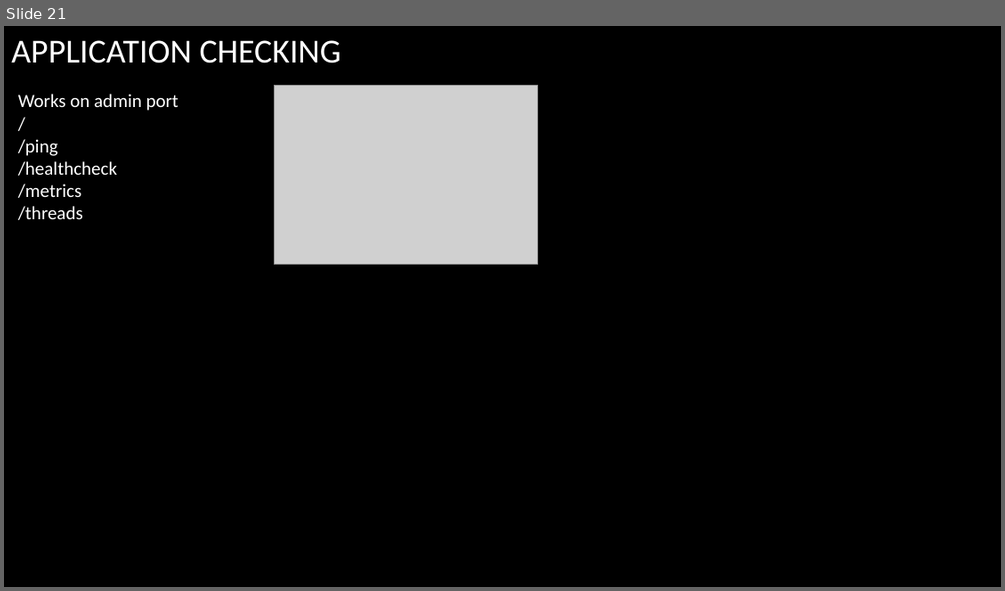
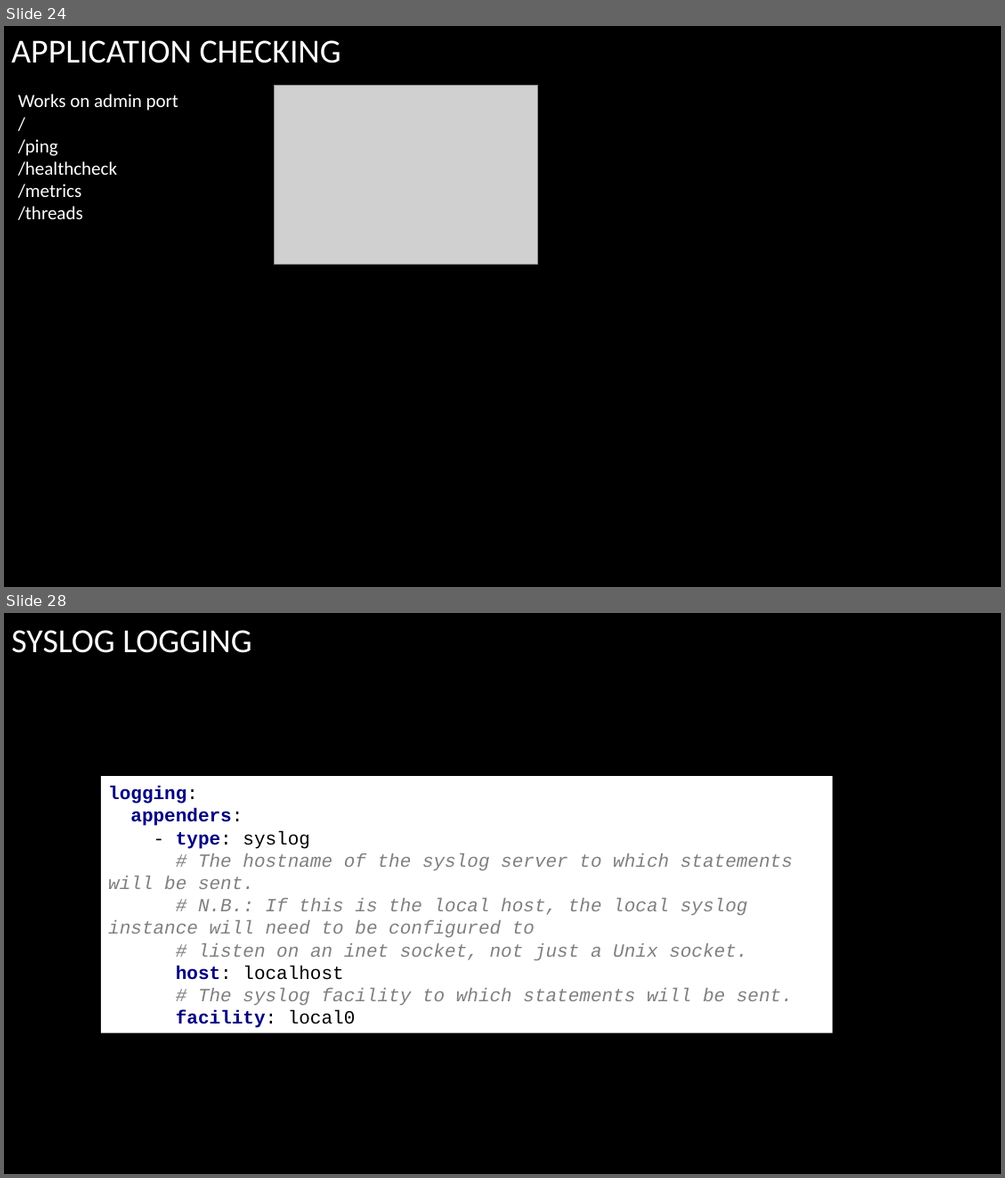
Before and after one commit to arenat/wiza_1, a slide deck: wiza.pptx. Shown one above the other, each under a label of ours: slide 21 before the commit, slides 24 and 28 after it; the slides between them are not shown. The pictures are 1005x591 and 1005x1178 pixels, drawn with LibreOffice and Linux fonts; fonts in the diff are those of the drawing; grey boxes stand for pictures; background and template pictures are left out. Boxes give left, top, right and bottom in pixels: in the first picture for what was removed or moved away, otherwise in the second. Text is boxed around its words. In the diff, an @@ line names an element or a change of style, - is before the commit and + after.

```diff
--- a/wiza.pptx
+++ b/wiza.pptx
@@ slide 28 added at box(4, 613, 1001, 1174), background picture (left out) @@
@@ title added at box(11, 630, 251, 653), 32.4 pt, text #FFFFFF @@
+SYSLOG LOGGING
@@ rectangle added at box(101, 776, 833, 1032), fill #FFFFFF, 18 pt, text #808080, italic @@
+logging:
+appenders:
+- type: syslog
+# The hostname of the syslog server to which statements will be sent.
+# N.B.: If this is the local host, the local syslog instance will need to be configured to
+# listen on an inet socket, not just a Unix socket.
+host: localhost
+# The syslog facility to which statements will be sent.
+facility: local0
@@ what was slide 21 is now slide 24 @@
```
Also in this commit, not shown: 2 slides changed, 9 other slides added.
